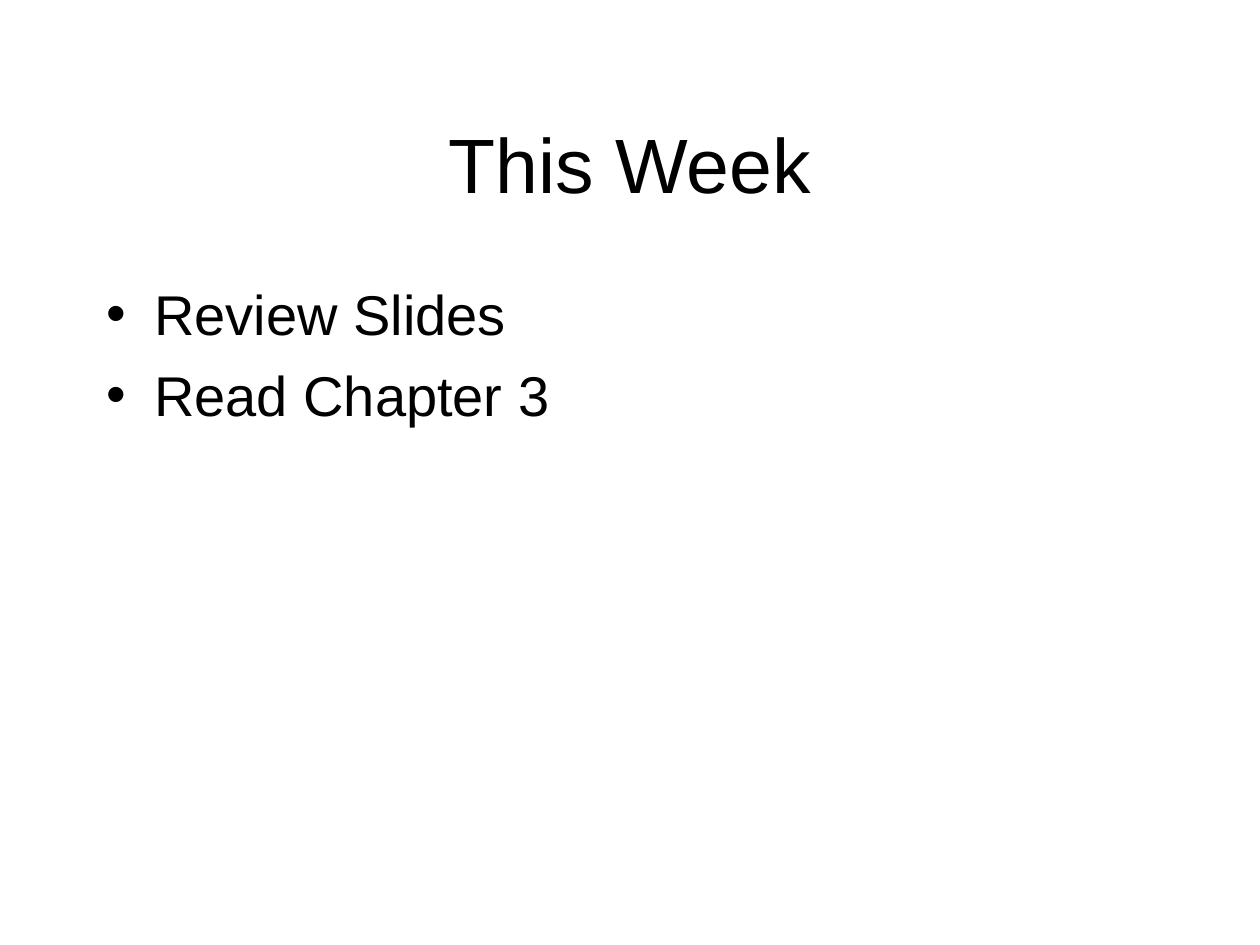
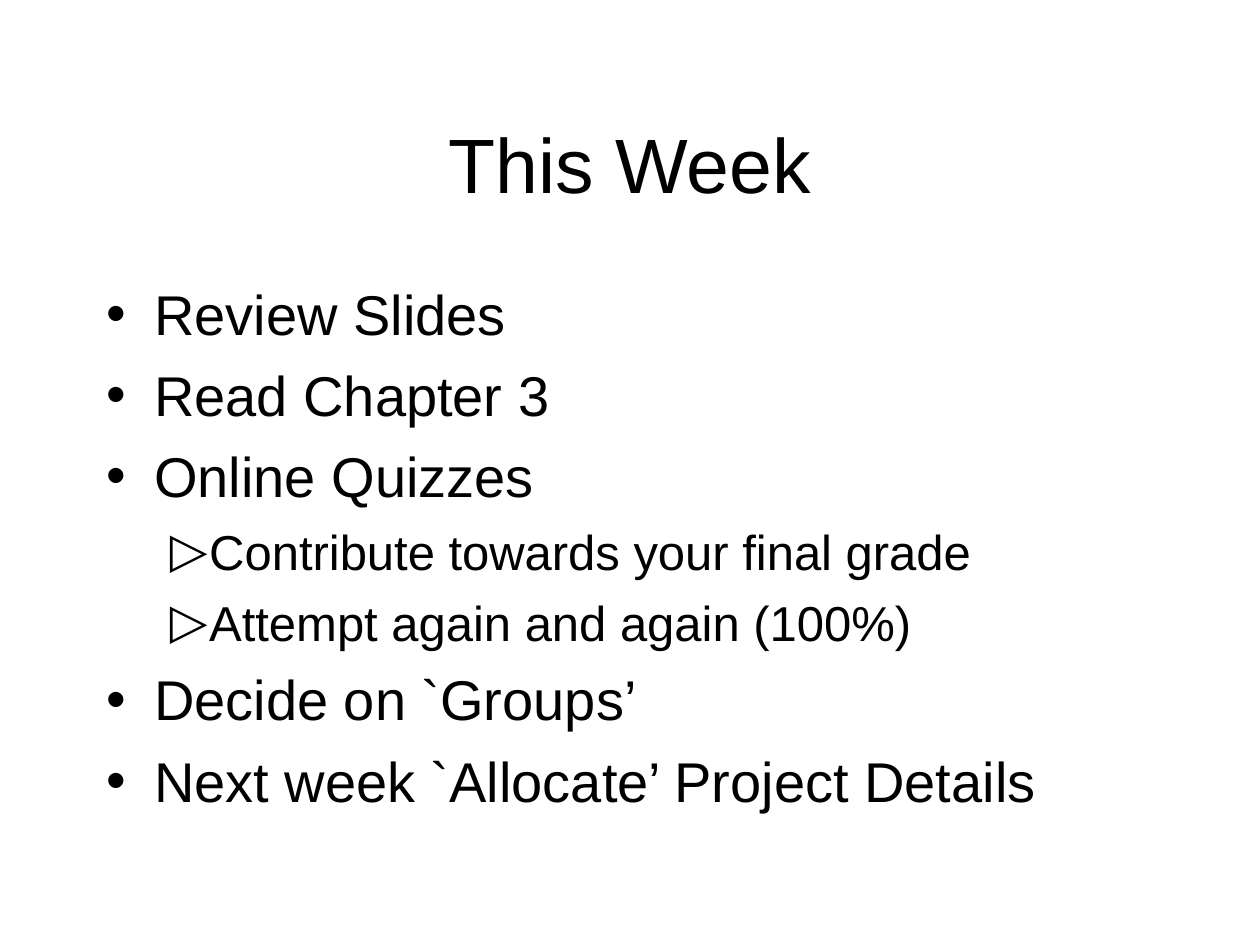
Before and after one commit to octaviordz/zjnu2017.github.io, a slide deck: slide 57 of OOAD/lectures/030--Object.Model.ppt (slide 41 before the commit). Drawn at 1260x945 pixels with LibreOffice and Linux fonts; fonts in the diff are those of the drawing. Boxes give left, top, right and bottom in pixels: in the first picture for what was removed or moved away, otherwise in the second. Text is boxed around its words. In the diff, an @@ line names an element or a change of style, - is before the commit and + after.

```diff
--- a/OOAD/lectures/030--Object.Model.ppt
+++ b/OOAD/lectures/030--Object.Model.ppt
@@ text at [154,456,1035,812]: paragraphs added @@
+• Online Quizzes
+  ▷ Contribute towards your final grade
+  ▷ Attempt again and again (100%)
+• Decide on `Groups’
+• Next week `Allocate’ Project Details
```
Also in this commit, not shown: 6 other slides changed, 24 slides added, 2 other files.
